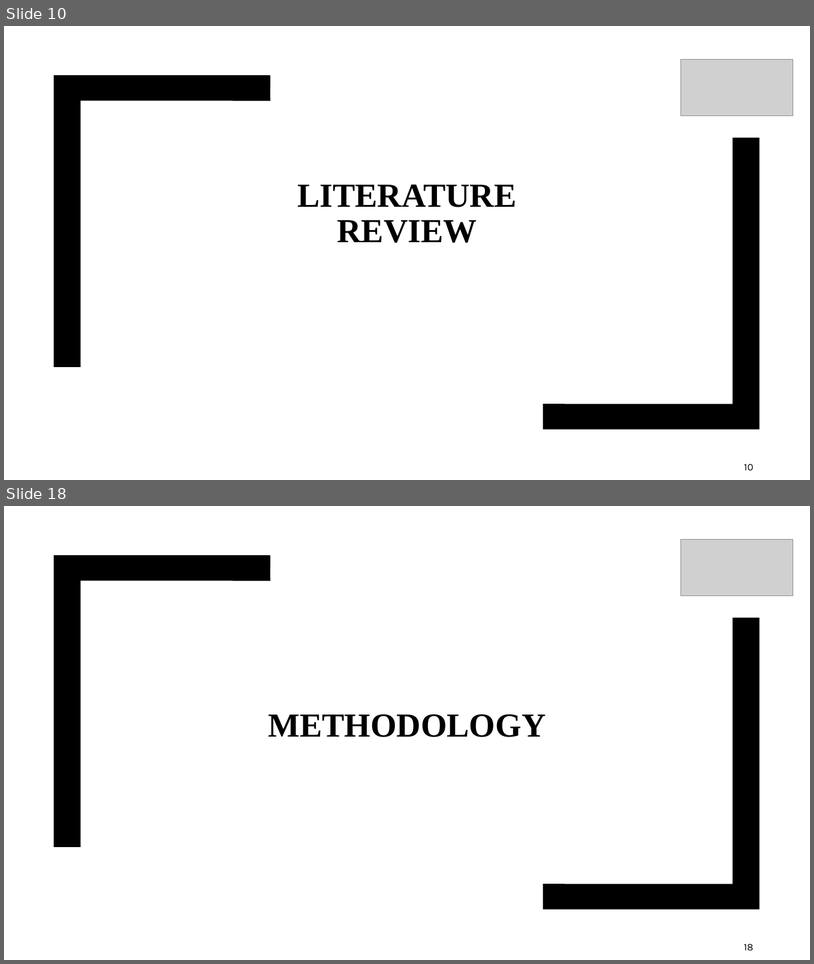
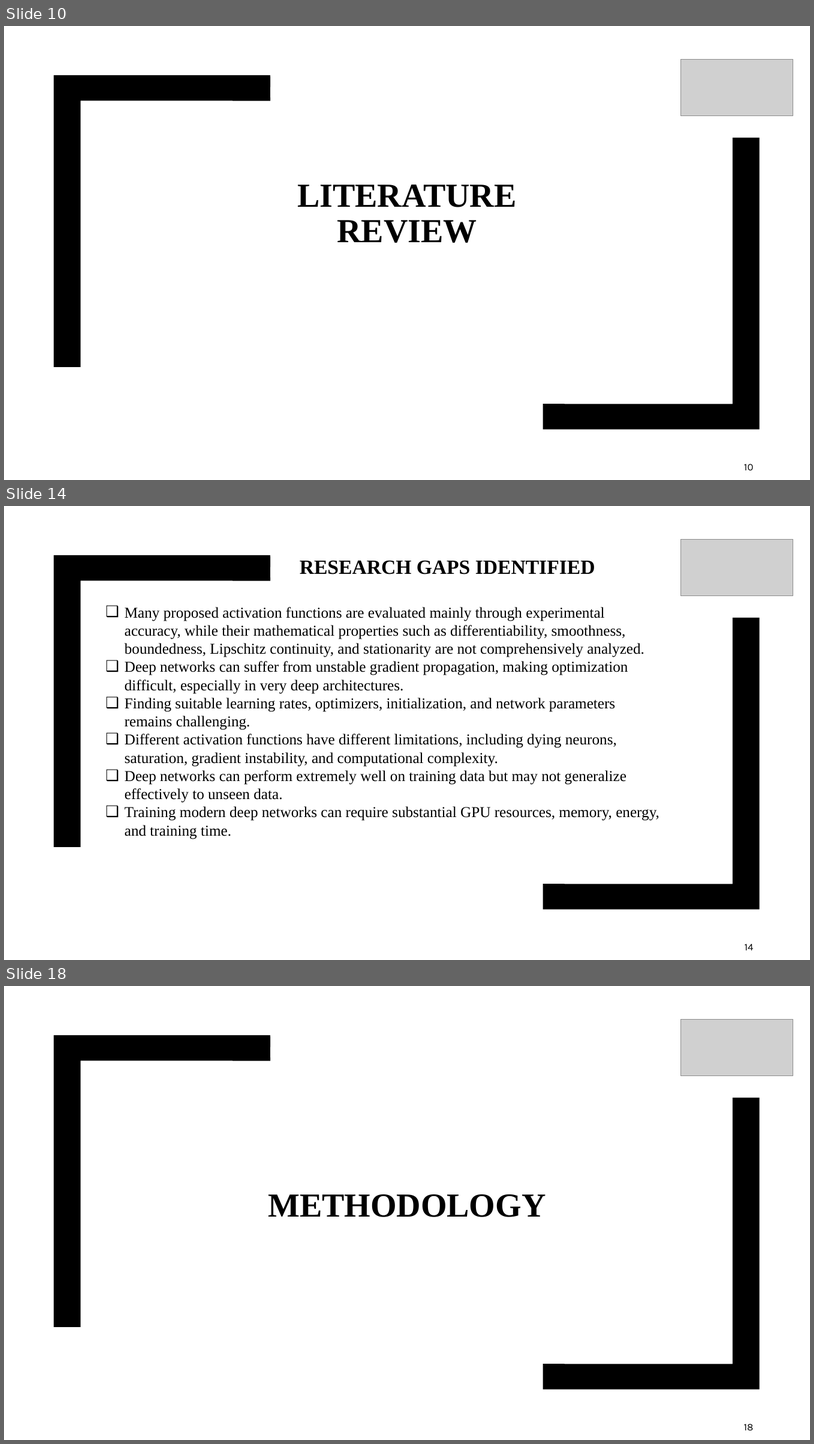
Before and after one commit to Umairnu/Research-Thesis-MS, a slide deck: Proposal and ppt/Tanhexp [Autosaved].pptx. Shown one above the other, each under a label of ours: slides 10 and 18 before the commit, slides 10, 14 and 18 after it; the slides between them are not shown. The pictures are 814x964 and 814x1444 pixels, drawn with LibreOffice and Linux fonts; fonts in the diff are those of the drawing; grey boxes stand for pictures. Boxes give left, top, right and bottom in pixels: in the first picture for what was removed or moved away, otherwise in the second. Text is boxed around its words. In the diff, an @@ line names an element or a change of style, - is before the commit and + after.

```diff
--- a/Proposal and ppt/Tanhexp [Autosaved].pptx
+++ b/Proposal and ppt/Tanhexp [Autosaved].pptx
@@ slide 14 added at [4,506,810,960], background #FFFFFF; not listed: 2 template elements that a slide beside it also shows @@
@@ picture added at [681,539,793,595] @@
@@ title added at [300,560,596,574], 24 pt, text #000000, bold @@
+RESEARCH GAPS IDENTIFIED
@@ text added at [125,607,660,839], 18 pt, text #000000 @@
+❑ Many proposed activation functions are evaluated mainly through experimental accuracy, while their mathematical properties such as differentiability, smoothness, boundedness, Lipschitz continuity, and stationarity are not comprehensively analyzed.
+❑ Deep networks can suffer from unstable gradient propagation, making optimization difficult, especially in very deep architectures.
+❑ Finding suitable learning rates, optimizers, initialization, and network parameters remains challenging.
+❑ Different activation functions have different limitations, including dying neurons, saturation, gradient instability, and computational complexity.
+❑ Deep networks can perform extremely well on training data but may not generalize effectively to unseen data.
+❑ Training modern deep networks can require substantial GPU resources, memory, energy, and training time.
@@ page number added at [745,943,754,950], 12 pt, text #000000 @@
+14
```
Also in this commit, not shown: 15 slides changed, 11 other slides added, 8 slides removed, 3 other files.
